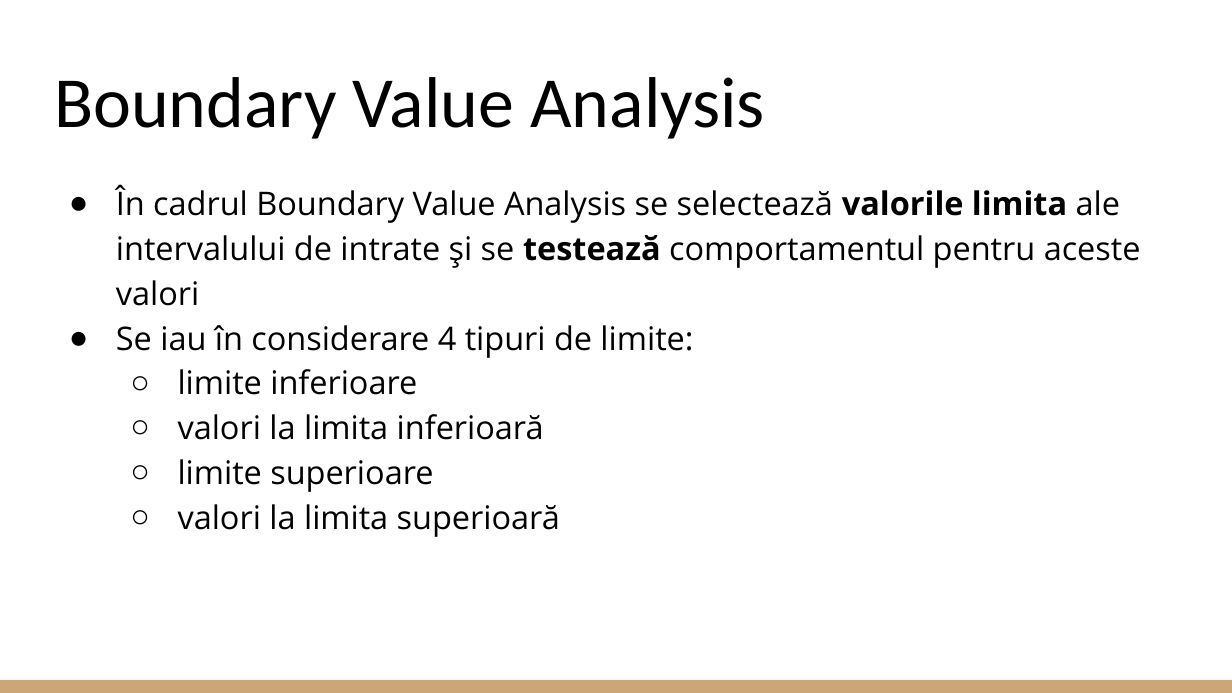
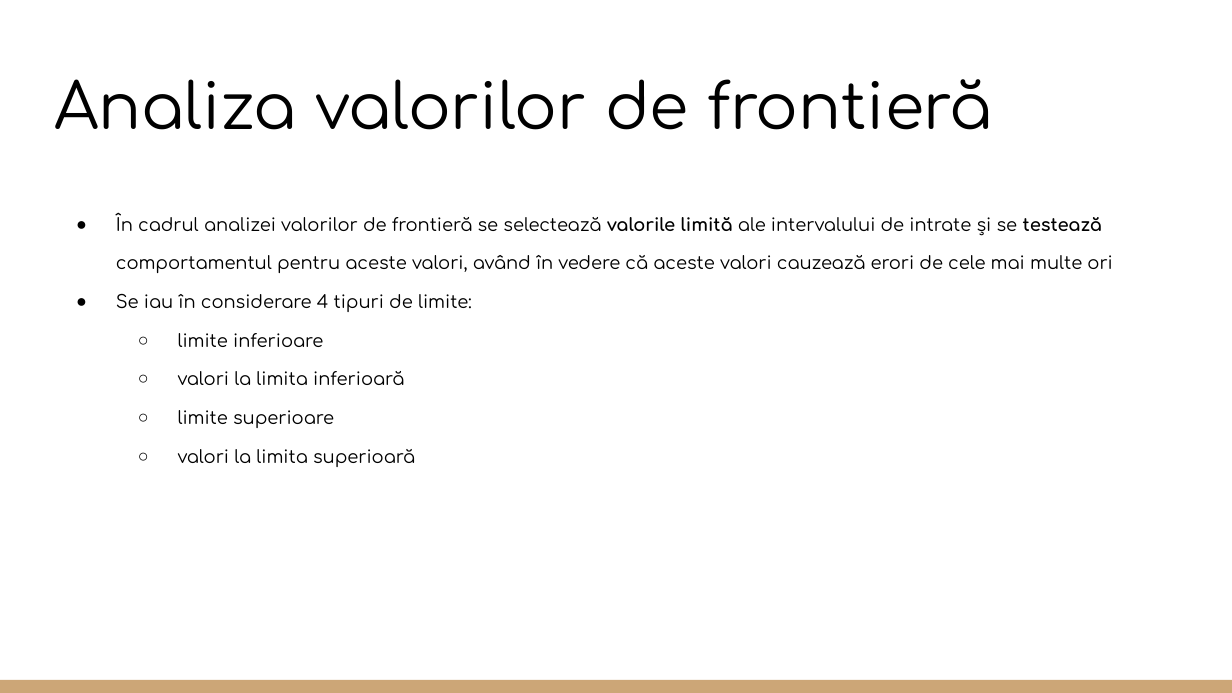
Before and after one commit to CoCodrilo1710/Proiect_TSS, a slide deck: slide 23 of Testare Unitara in Java.pptx (slide 11 before the commit). Drawn at 1232x693 pixels with LibreOffice and Linux fonts; fonts in the diff are those of the drawing. Boxes give left, top, right and bottom in pixels: in the first picture for what was removed or moved away, otherwise in the second. Text is boxed around its words. In the diff, an @@ line names an element or a change of style, - is before the commit and + after.

```diff
--- a/Testare Unitara in Java.pptx
+++ b/Testare Unitara in Java.pptx
@@ title at (x1=54, y1=79, x2=992, y2=130): text changed; size 42 to 37 pt; font Calibri to Comfortaa @@
-Boundary Value Analysis
+Analiza valorilor de frontieră
@@ text "În cadrul analizei valorilor de ..." moved from (x1=116, y1=185, x2=1141, y2=537) to (x1=116, y1=212, x2=1112, y2=467) @@
@@ text at (x1=116, y1=212, x2=1112, y2=273): text changed; size 19 to 10.4 pt; font Open Sans to Comfortaa @@
-● În cadrul Boundary Value Analysis se selectează valorile limita ale intervalului de intrate și se testează comportamentul pentru aceste valori
+● În cadrul analizei valorilor de frontieră se selectează valorile limită ale intervalului de intrate și se testează comportamentul pentru aceste valori, având în vedere că aceste valori cauzează erori de cele mai multe ori
@@ text at (x1=116, y1=294, x2=472, y2=467): size 19 to 10.4 pt, font Open Sans to Comfortaa in "Se iau în considerare 4 tipuri de ...", "limite inferioare", "valori la limita inferioară", "limite superioare" and 1 more places; indent changed; line spacing 1.15 to 1.8 @@
```
Also in this commit, not shown: 24 other slides changed, 19 slides added, 4 slides removed.
